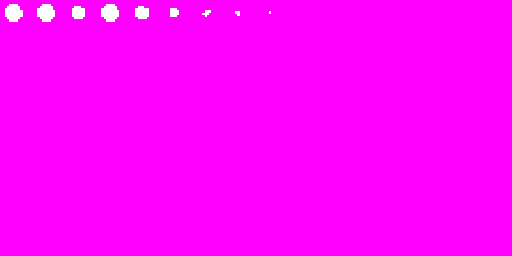
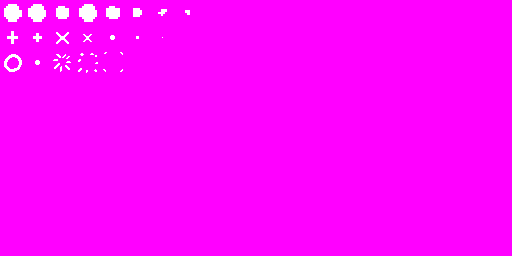
Before/after of a (512, 256) layered artwork. What changed in the layer stack:
added layer "win_explo" above "Win" over (x1=4, y1=52, x2=123, y2=73)
added layer "Win" above "move" over (x1=7, y1=31, x2=163, y2=44)
renamed "Move" to "move", painted on it over (x1=4, y1=4, x2=271, y2=22)
